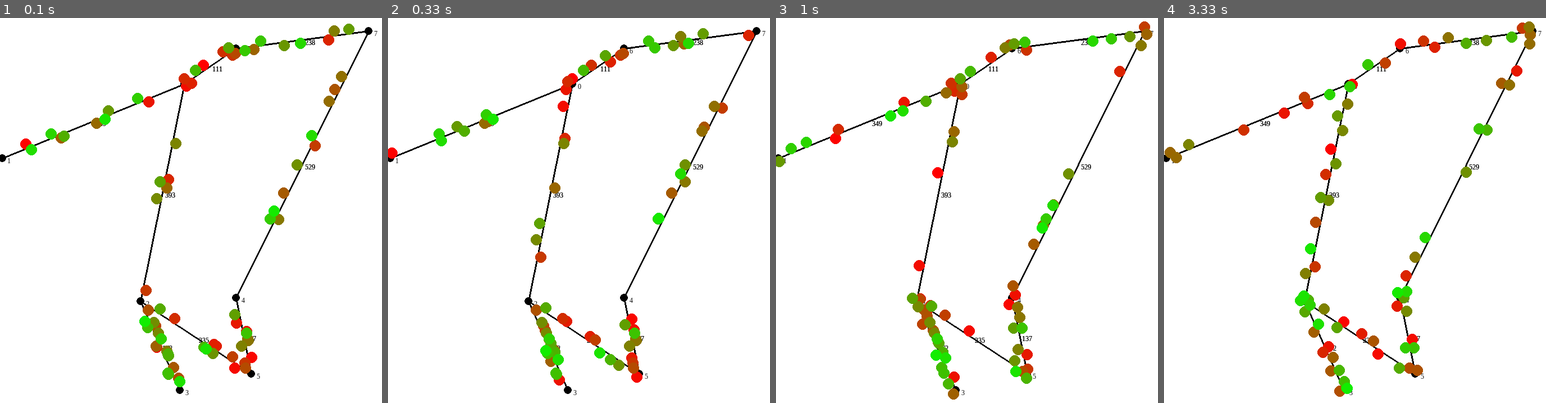
Above: before the commit, frames 1-4 (left to right).
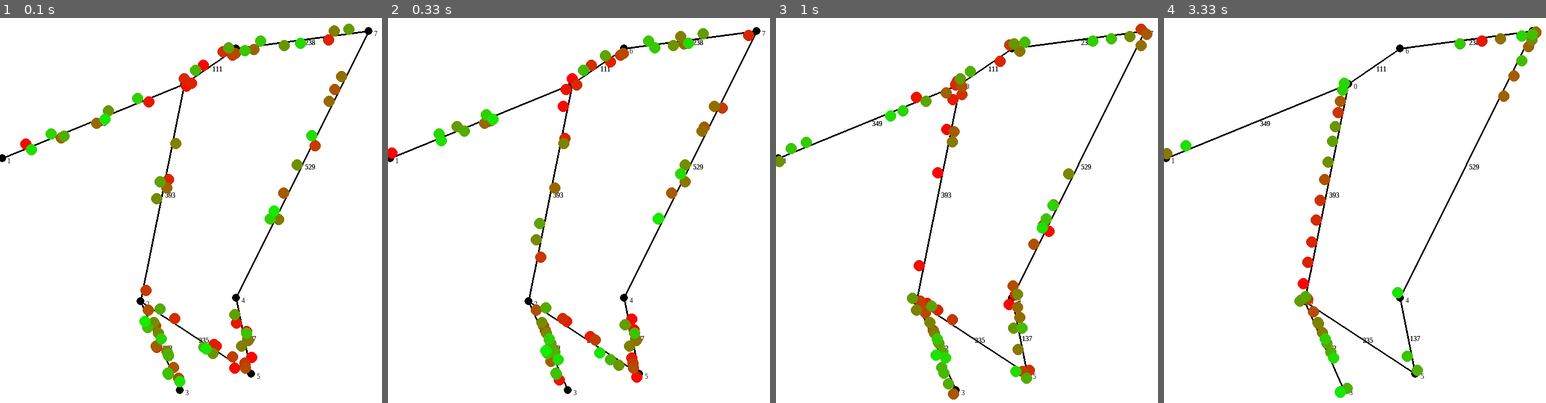
Above: after the commit, the same moments.

Repository: Ickaser/car-graph-viz
Game: pygame game, started from main_pygame.py
Same seed, same stepped clock (60 frames per second), same inputs: the game is played once before the commit and once after it.
Inputs:
- Up to frame 1 (0.1 s): no input
- Up to frame 2 (0.33 s): no input
- Up to frame 3 (1 s): no input
- Up to frame 4 (3.33 s): no input

Frame 1 is identical in both runs. In frame 2, 0.1% of the frame differs, in the area x 45-51%, y 15-19%; in frame 3, 1.5%; in frame 4, 5.8%, in the area x 0-99%, y 0-99%.

Commit message:
Beginning of planing
Rudimentary implementation of A* when cars are generated. Significant bug still: cars which reach their goal but overshoot do not correctly remove themselves from list

Diff:
--- a/cars.py
+++ b/cars.py
@@ -100,7 +100,7 @@
 
         self.coords = (self.xPos, self.yPos)
 # equivalence operator: created a bug with the population list's remove method. Uncomment only
-# if you are ready to implement a different list removal method
+# NOT CURRENTLY USED, used a different implementation in the end
     # equivalence operator (==)
     def __eq__(self, other):
 
@@ -135,7 +135,7 @@
         # using lanes behavior, check position before moving
         if self.lanes:
             # check to see if is already at node
-            if (self.dist <= 0 and not self.direction) or (self.dist >= self.length and self.direction):
+            if self.toNext <= 0:
                 # check if node is occupied
                 if self.graph.nodes[self.nodeTo]["capacity"] > len(self.graph.nodes[self.nodeTo]["population"]):
                     # add self to population list
@@ -156,7 +156,7 @@
         self.calcCoords()
 
         # if the new position is at or past its destination node, then set atNode=True and location at new node
-        if not self.lanes and ((self.dist <= 0 and not self.direction) or (self.dist >= self.length and self.direction)):
+        if not self.lanes and self.toNext <= 0:
             self.atNode = True
             self.coords = self.toCoords
             self.xPos, self.yPos = self.coords
@@ -206,7 +206,8 @@
     randomBehavior: Defaults to True. If false, should have goal. Not yet implemented.
     accel: sets an overall acceleration, which serves as base for car velocity
     pos: defaults to 0, not used. If is an instance of Position class and randomBehavior is False, should be a starting position.
-    Gets lanes property from graph's lanes property.
+    carSize: sets the size of car in pixel, used in lanes implementation and accessible for visualization
+    Gets weighted or lanes property from graph.
     """
     def __init__(self, graph, randomBehavior = True, carSize = 5, accel = 5, pos = 0):
 
@@ -218,36 +219,51 @@
         self.weighted = self.graph.weighted
         self.carSize = carSize
 
+
+        startNode = np.random.randint(0, graph.size)
+        startNodes = (startNode, np.random.choice(self.graph.nodes[startNode]["connect"]))
+        startDist = np.random.randint(0, self.graph.edges[startNodes]["length"])
+
+        self.pos = Position(self.graph, startNodes[0], startNodes[1], startDist)
+
+        # if following a planned path, set plan
         if not randomBehavior:
-            # TODO
-            pass
-        else:
-            startNode = np.random.randint(0, graph.size)
-            startNodes = (startNode, np.random.choice(self.graph.nodes[startNode]["connect"]))
-            startDist = np.random.randint(0, self.graph.edges[startNodes]["length"])
-            self.pos = Position(self.graph, startNodes[0], startNodes[1], startDist)
-
-            # for purposes of edge population tracking, needs to already be at an edge and fully initialized at edge. Copied from below
-            self.speedLimit = self.graph.edges[(self.pos.nodeFrom, self.pos.nodeTo)]["speed"]
-            self.graph.edges[(self.pos.nodeFrom, self.pos.nodeTo)]["population"][self.pos.direction].append(self)
-
-            self.velocity = 0
-
-
+            # Still uses random goals, but follows a direct course to the goal
+            self.nodeGoal = np.random.randint(0, graph.size)
+            self.plan = self.routePlan(self.pos.nodeTo, self.nodeGoal)
+            # Plan includes current nodeTo, so remove that from list
+            self.plan.pop(0)
+
+        # for purposes of edge population tracking, needs to already be at an edge and fully initialized at edge. Copied from below
+        self.speedLimit = self.graph.edges[(self.pos.nodeFrom, self.pos.nodeTo)]["speed"]
+        self.graph.edges[(self.pos.nodeFrom, self.pos.nodeTo)]["population"][self.pos.direction].append(self)
+
+        self.velocity = 0
 
     def updatePosition(self):
-        if not self.randomBehavior:
-            # TODO
-            pass
-
-        # if at node, randomly select another node from the nodes connected to the current node and set as destination
+        """
+        All-inclusive method to move the car by one time step.
+        Takes no arguments; returns True if car has reached goal node, otherwise returns False.
+        """
+
+        # if at node, move to the next edge (or end movement and remove the car)
         # also get speed limit info from graph, store that; end the method here
         if self.pos.atNode:
+
             # remove self from old population list, if using weights or lanes
             if self.weighted or self.lanes:
                 self.graph.edges[(self.pos.nodeFrom, self.pos.nodeTo)]["population"][self.pos.direction].remove(self)
 
-            self.pos.changeNodes(np.random.choice(self.graph.nodes[self.pos.nodeTo]["connect"]))
+            # Select the next node, either randomly or from a goal list
+            if self.randomBehavior:
+                self.pos.changeNodes(np.random.choice(self.graph.nodes[self.pos.nodeTo]["connect"]))
+            else:
+                if self.pos.nodeTo == self.nodeGoal or len(self.plan) == 0:
+# lines to execute if car has reached goal node
+                    del self
+                    return True
+                else:
+                    self.pos.changeNodes(self.plan.pop(0))
 
             # add self to new population list, if using weights or lanes
             if self.weighted or self.lanes:
@@ -261,7 +277,7 @@
 
 
         # To update velocity, there are two methods: with and without lanes implementation
-        # Acceleration handling: with collision avoidance
+        # Acceleration handling: lanes implementation, which avoids collision
         if self.lanes:
             # Get list of other cars on edge
             otherCars = self.graph.edges[(self.pos.nodeFrom, self.pos.nodeTo)]["population"][self.pos.direction]
@@ -357,3 +373,64 @@
             print("Deets: veloDiff =", veloDiff, "distDiff =", distDiff, "decelDist =", decelDist)
         # travel along edge
         self.pos.update(self.velocity)
+
+    def routePlan(self, startNode, endNode):
+
+        """
+        A* search for best path from startNode to endNode.
+        Based on: https://github.com/laurentluce/python-algorithms/blob/master/algorithms/a_star_path_finding.py
+
+        Returns list of nodes, which form a route from startNode to endNode.
+        """
+        def h(node):
+            """Estimates with distance, minimum speed limit
+            Update this later probably?
+            """
+            # TODO make this more relevant?
+            xDiff = self.graph.nodes[endNode]["coords"][0] - self.graph.nodes[node]["coords"][0]
+            yDiff = self.graph.nodes[endNode]["coords"][1] - self.graph.nodes[node]["coords"][1]
+# Magic number warning
+            return np.sqrt(xDiff*xDiff + yDiff*yDiff) / 30
+        def update(next, current):
+            node_g[next] = node_g[current] + self.graph.heuristicWeight(current, next)
+            node_h[next] = h(next)
+            node_parent[next] = current
+            node_f[next] = node_g[next] + node_h[next]
+        if startNode == endNode:
+            return [startNode]
+
+        size = self.graph.size
+        node_g = [0 for i in range(size)]
+        node_f = [0 for i in range(size)]
+        node_h = [0 for i in range(size)]
+        node_parent = ["" for i in range(size)]
+
+
+        closed = []
+        open = [startNode]
+
+        while len(open):
+            #pop index of next node from list
+            current = open.pop(0)
+            closed.append(current)
+            # if at goal, return final path
+            if current == endNode:
+                node = endNode
+                path = [node]
+                while node_parent[node] != startNode:
+                    node = node_parent[node]
+                    path.append(node)
+                path.append(startNode)
+                path.reverse()
+                return path
+            # iterate through connected nodes
+            adjNodes = self.graph.nodes[current]["connect"]
+            for next in adjNodes:
+                if next not in closed:
+                    if next in open:
+                        if node_g[next] > node_g[current] + self.graph.heuristicWeight(current, next):
+                            update(next, current)
+                #Probable bug right here: does it work if the node is unexplored?
+                    else:
+                        update(next, current)
+                        open.append(next)
--- a/graphGen.py
+++ b/graphGen.py
@@ -62,6 +62,11 @@
 
         # edge structure: dict of dicts, first is keyed by connected nodes and second is keyed by attributes of edge
         # ordering of node indices in outer dict keys doesn't matter
+
+    def heuristicWeight(self, edgeNode1, edgeNode2):
+        #TODO: take traffic into account, not just speed limit
+        edge = self.edges[(edgeNode1, edgeNode2)]
+        return edge["length"] / edge["speed"]
 
     def makeCoords8nodes(self, pixels):
         """
--- a/main_pygame.py
+++ b/main_pygame.py
@@ -9,18 +9,21 @@
 # Currently: running with lanes, randomly generated graph with 8 nodes
 # Color of car dots is half blue and half red
 
+# window size to be used by pygame. (X, Y)
+# gets used in a number of functions, as it turns out
+size = (800, 800)
+
+# configurable values used when generating cars
+carsNum = 80
+carSize = 20
+stepsNum = 1
+carAccel = 3
+lanes = True
+weights = False
+randomBehavior = False
+
 def main():
 
-    # window size to be used by pygame. (X, Y)
-    # gets used in a number of functions, as it turns out
-    size = (800, 800)
-    # configurable values used when generating cars
-    carsNum = 80
-    carSize = 20
-    stepsNum = 1
-    carAccel = 3
-    lanes = True
-    weights = False
 
     start_pygame()
 
@@ -29,7 +32,8 @@
 
     #create cars: random style
     # TODO: nonrandom cars & goals
-    carList = [cars.Car(graph, randomBehavior = True, accel = carAccel, carSize = carSize) for i in range(carsNum)]
+    carList = [cars.Car(graph, randomBehavior = randomBehavior, accel = carAccel, carSize = carSize) for i in range(carsNum)]
+    oldCarsNum = carsNum
 
     # draw the map
     map = pygame.Surface(size)
@@ -133,7 +137,13 @@
         if graph.weighted:
             graph.updateWeights()
         for car in carList:
-            car.updatePosition()
+            #Update position for each car; if returns True, has reached goal
+            if car.updatePosition():
+                # remove car from list if at goal
+                carList.remove(car)
+                del car
+                # make a new car
+                # carList.append(cars.Car(graph, randomBehavior = randomBehavior, accel = carAccel, carSize = carSize))
 
 def update_screen(screenObj, mapObj, carList, dirtyRects):
 
@@ -155,7 +165,8 @@
 
 
     # update the parts of the screen which have changed
-    dirtyRects[:] = dirtyRects[-len(carList)*2:]
+
+    dirtyRects[:] = dirtyRects[-carsNum*2:]
     pygame.display.update(dirtyRects)
 
 # -------------------------------------------------
Not shown, changed: README.md
